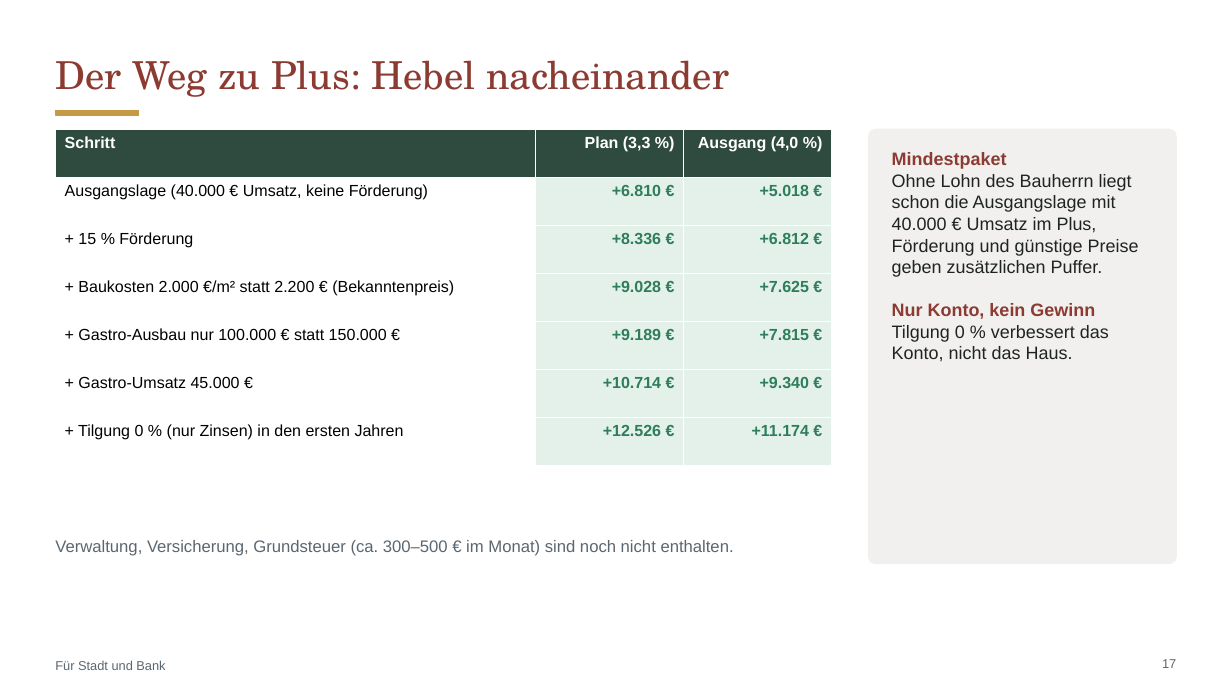
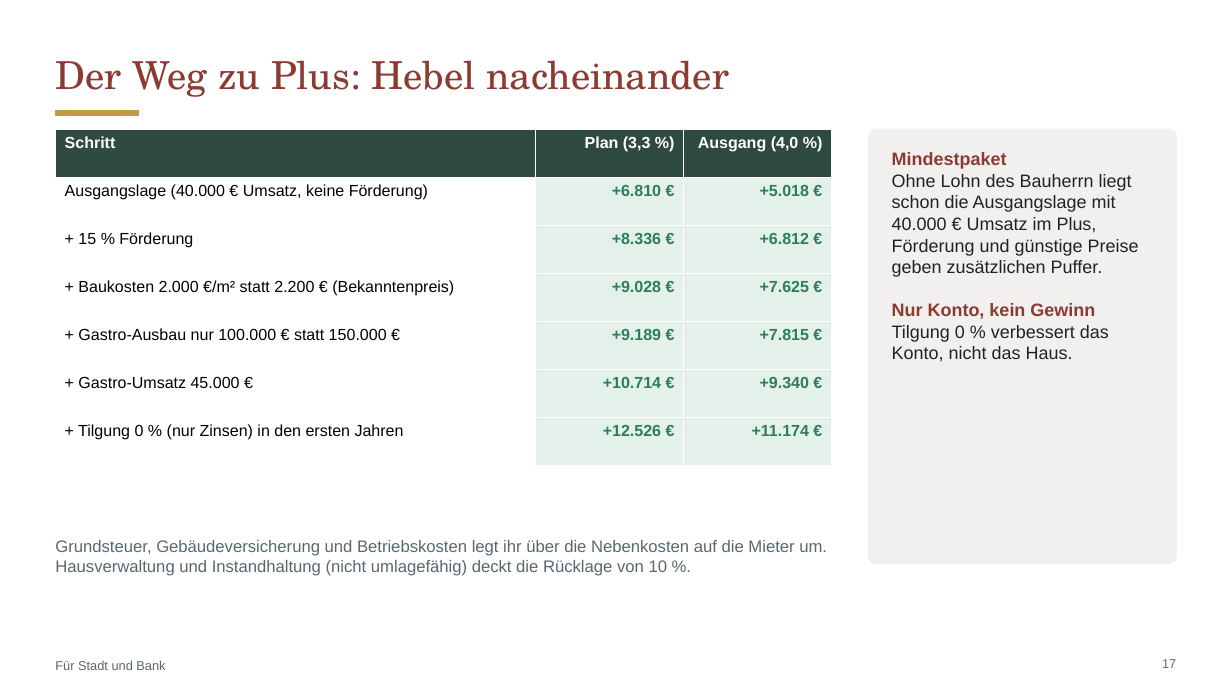
Before and after one commit to CartoonUsername/bau-projekt, a slide deck: slide 17 of praesentation/Neue-Mitte-Werlte_Baufeld3_6-Wohnungen_Gastro-EG.pptx. Drawn at 1232x693 pixels with LibreOffice and Linux fonts; fonts in the diff are those of the drawing. Boxes give left, top, right and bottom in pixels: in the first picture for what was removed or moved away, otherwise in the second. Text is boxed around its words. In the diff, an @@ line names an element or a change of style, - is before the commit and + after.

```diff
--- a/praesentation/Neue-Mitte-Werlte_Baufeld3_6-Wohnungen_Gastro-EG.pptx
+++ b/praesentation/Neue-Mitte-Werlte_Baufeld3_6-Wohnungen_Gastro-EG.pptx
@@ text at (x1=55, y1=540, x2=827, y2=576): text changed @@
-Verwaltung, Versicherung, Grundsteuer (ca. 300–500 € im Monat) sind noch nicht enthalten.
+Grundsteuer, Gebäudeversicherung und Betriebskosten legt ihr über die Nebenkosten auf die Mieter um. Hausverwaltung und Instandhaltung (nicht umlagefähig) deckt die Rücklage von 10 %.
```
Also in this commit, not shown: 1 other slide changed, 4 other files.
